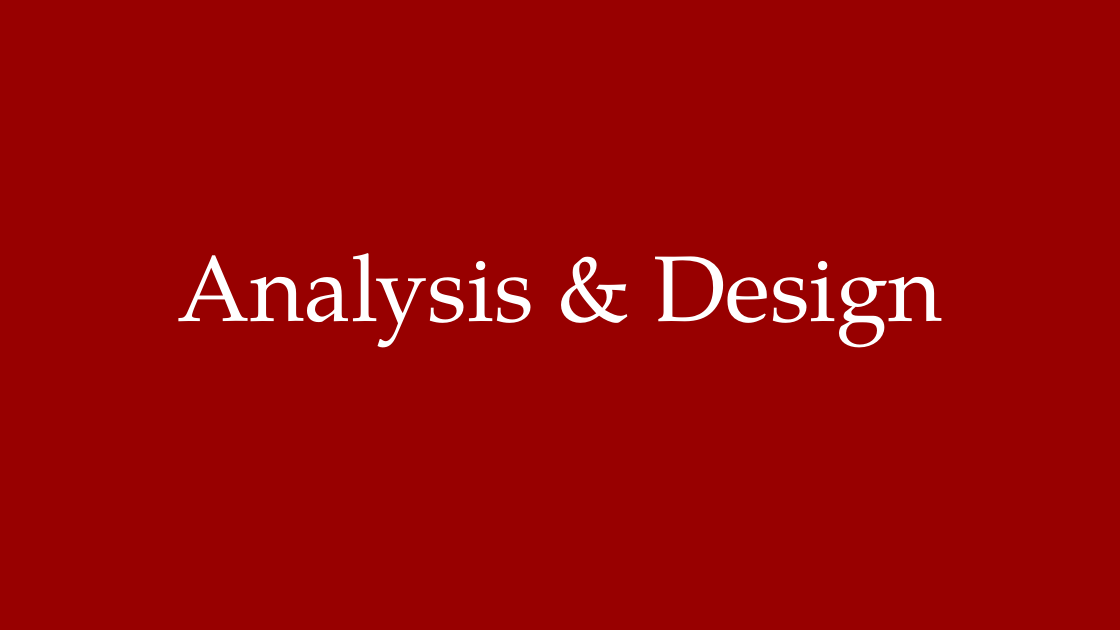
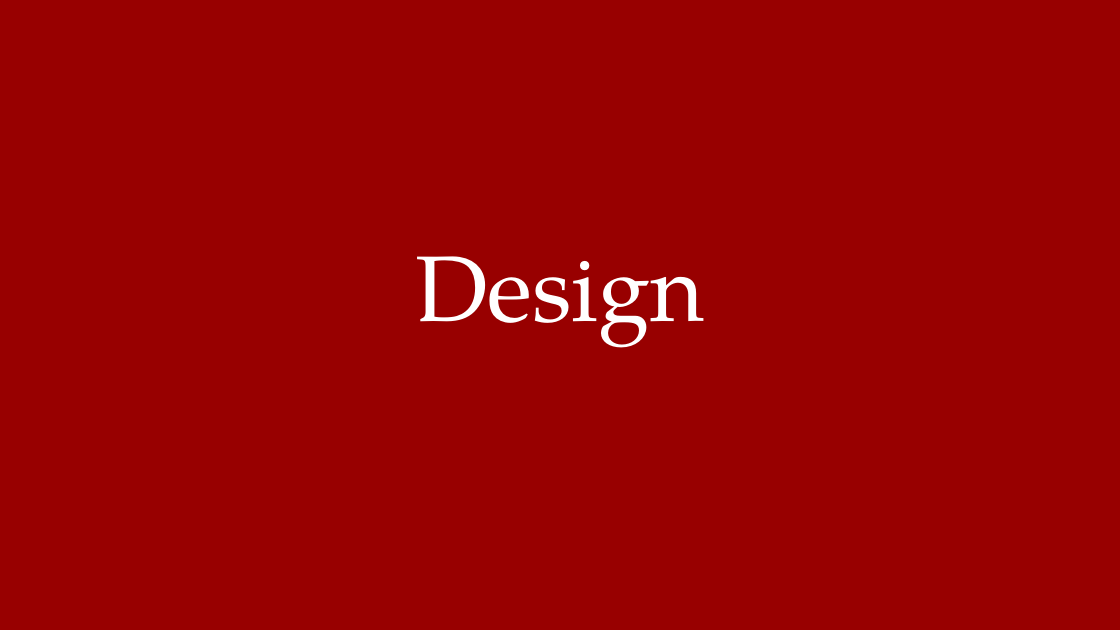
Before and after one commit to KnightBites/KnightBites-Project, a slide deck: slide 7 of KnightBites Presentation.pptx. Drawn at 1120x630 pixels with LibreOffice and Linux fonts; fonts in the diff are those of the drawing. Boxes give left, top, right and bottom in pixels: in the first picture for what was removed or moved away, otherwise in the second. Text is boxed around its words. In the diff, an @@ line names an element or a change of style, - is before the commit and + after.

```diff
--- a/KnightBites Presentation.pptx
+++ b/KnightBites Presentation.pptx
@@ title at (415,256,705,348): text changed @@
-Analysis & Design
+Design
```
Also in this commit, not shown: 5 other slides changed, 3 slides added, 4 slides removed.
